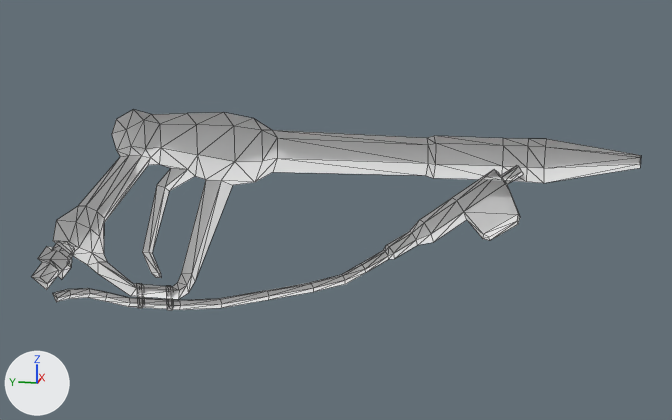
An edit to the glTF model models/flamethrower/flamethrower.glb, drawn before and after from the same camera.
Camera for both pictures: a camera (50 mm lens) standing at (-0.67, -0.286, 0.258) and looking at (0.006, -0.151, 0.089). Lighting does not change. The marker at lower left points along +X, +Y and +Z. The older version comes first. Mesh edges are drawn as thin lines. Vertices at exactly the same position are counted once.

Names of what the first picture shows: 'Flamethrower'.
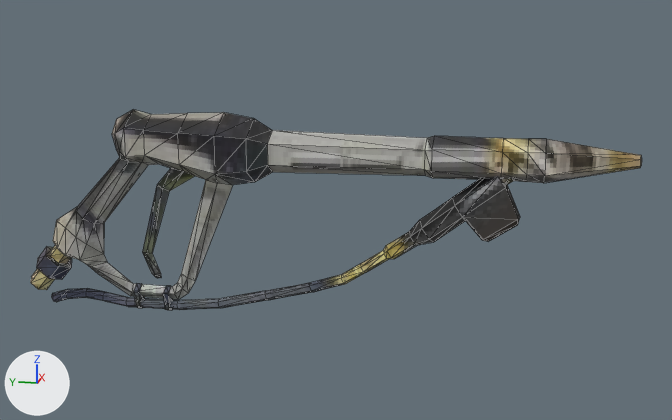
Changed parts and their boxes (x1, y1, x2, y2) in the pictures (672 x 420 px):
```json
{"object": "Flamethrower", "change": "reshaped", "before": [31, 110, 641, 310], "after": [31, 110, 642, 310]}
{"part": 1, "of": "me_cylinder_001", "change": "added", "after": [31, 110, 642, 310]}
{"part": 2, "of": "me_cylinder_001", "change": "recoloured", "before": [31, 110, 641, 310], "after": [48, 185, 509, 300]}
```

The change, as JSON lines over the scene's bpy script:
```json
{"op": "add", "block": "img_flamethrower", "code": ["img_flamethrower = load_image('flamethrower', '_unpacked/flamethrower', 256, 256, 'sRGB')"]}
{"op": "add", "block": "mat_material", "code": ["mat_material = principled_material('Material')", "mat_material.texture = img_flamethrower"]}
{"block": "me_cylinder_001", "where": "# used by ob_flamethrower; location = (0.0, 0.0, 0.0)"}
{"op": "remove", "block": "me_cylinder_001", "code": "me_cylinder_001.from_pydata(...)  # 228 vertices, 329 faces; spans x 0.0..0.024, y -0.369..0.104, z 0.0..0.162"}
{"op": "add", "block": "me_cylinder_001", "code": "me_cylinder_001.from_pydata(...)  # 339 vertices, 658 faces; spans x -0.024..0.024, y -0.369..0.104, z 0.0..0.162"}
{"block": "me_cylinder_001", "change": "me_cylinder_001 part 1"}
{"block": "me_cylinder_001", "change": "111 vertices are added at x -0.024..-0.001, y -0.369..0.1, z 0.003..0.151"}
{"block": "me_cylinder_001", "change": "329 new faces join them"}
{"block": "me_cylinder_001", "change": "me_cylinder_001 part 2: 329 faces spanning x 0.0..0.024, y -0.369..0.104, z 0.0..0.162 switch from no material to mat_material (picture img_flamethrower)"}
```
